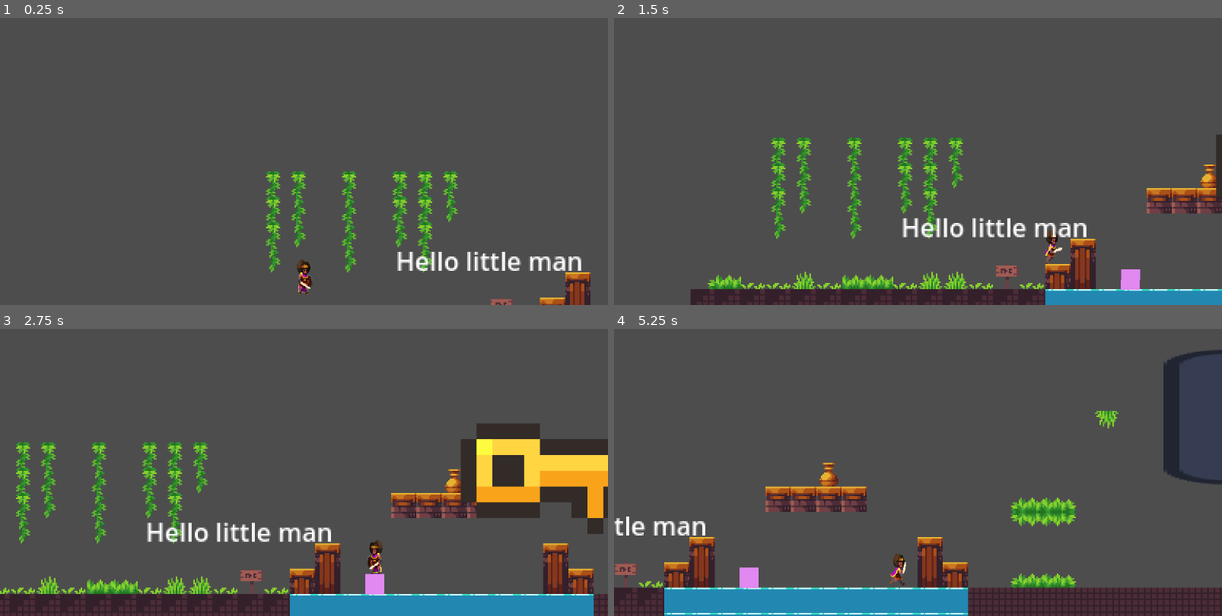
Above: before the commit, frames 1-4 (two rows, left to right).
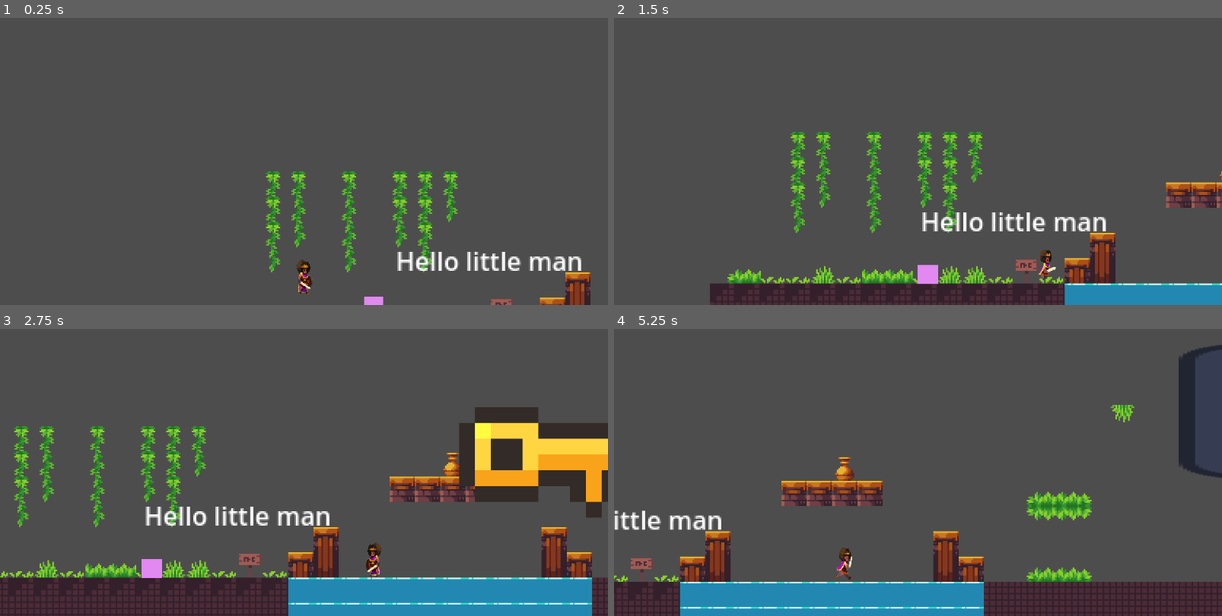
Above: after the commit, the same moments.

Repository: The-E21/TempleExploreDurhack24
Game: Godot game, scene res://Scenes/temple_scene.tscn
The game is run twice, just before and just after one commit, with the same random seed, the same clock (stepped at 60 frames per second) and the same inputs. The engine's default icon, where the game draws it, is replaced by a stand-in: a white triangle on a blue panel in a dark square.
Inputs:
- Up to frame 1 (0.25 s): no input
- Up to frame 2 (1.5 s): hold E (interact) 0.53-1.28 s; hold D (move_right) from 0.53 s (still down); tap Space (jump) at 0.77 s; tap E (interact) at 1.35 s
- Up to frame 3 (2.75 s): tap Space (jump) at 1.52 s; release D (move_right) at 2.03 s; hold A (move_left) from 2.03 s (still down); hold E (interact) from 2.03 s (still down)
- Up to frame 4 (5.25 s): release A (move_left) at 2.78 s; release E (interact) at 2.78 s; hold D (move_right) 2.78-4.28 s; tap E (interact) at 2.85, 4.35 s; tap Space (jump) at 3.02, 3.77, 4.52 s; hold E (interact) 3.53-4.28 s; hold A (move_left) 4.28-5.03 s; hold D (move_right) from 5.03 s (still down); hold E (interact) from 5.03 s (still down)

The runs differ from the first frame. In frame 1, less than 0.1% of the frame differs, in the area x 59-64%, y 97-100%; in frame 2, 13%; in frame 3, 23%, in the area x 0-100%, y 27-100%; in frame 4, 14%.

Commit message:
perf version

Diff:
--- a/Scenes/temple_scene.tscn
+++ b/Scenes/temple_scene.tscn
@@ -7,9 +7,6 @@
 
 [sub_resource type="RectangleShape2D" id="RectangleShape2D_5pcj6"]
 size = Vector2(1091, 77)
-
-[sub_resource type="RectangleShape2D" id="RectangleShape2D_5vlxl"]
-size = Vector2(22, 20)
 
 [sub_resource type="TileSetAtlasSource" id="TileSetAtlasSource_p1ixa"]
 texture = ExtResource("3_2go6b")
@@ -226,9 +223,6 @@
 rotation_smoothing_enabled = true
 rotation_smoothing_speed = 1.0
 
-[node name="CollisionShape2D2" type="CollisionShape2D" parent="Player"]
-shape = SubResource("RectangleShape2D_5vlxl")
-
 [node name="TileMapLayer" type="TileMapLayer" parent="."]
 position = Vector2(4, 0)
 tile_map_data = PackedByteArray("AAASACIAAAAEAAYAAAATACIAAAAFAAcAAAAUACIAAAAFAAcAAAAVACIAAAAFAAcAAAAWACIAAAAFAAcAAAAXAC …(2672 unchanged characters)…
@@ -247,7 +241,7 @@
 horizontal_alignment = 1
 
 [node name="Crate" type="RigidBody2D" parent="." groups=["Crates"]]
-position = Vector2(189, -41)
+position = Vector2(34, -9)
 metadata/_edit_group_ = true
 
 [node name="ColorRect" type="ColorRect" parent="Crate"]
Not shown: 1 places in Scenes/temple_scene.tscn that only renumber resources
